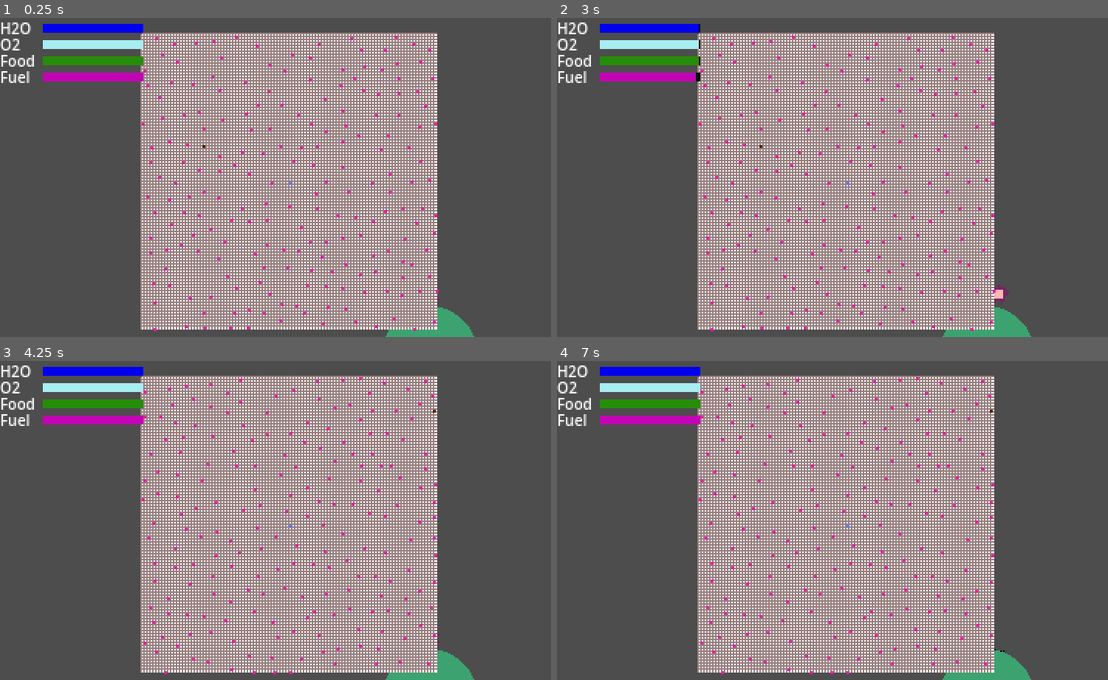
Above: before the commit, frames 1-4 (two rows, left to right).
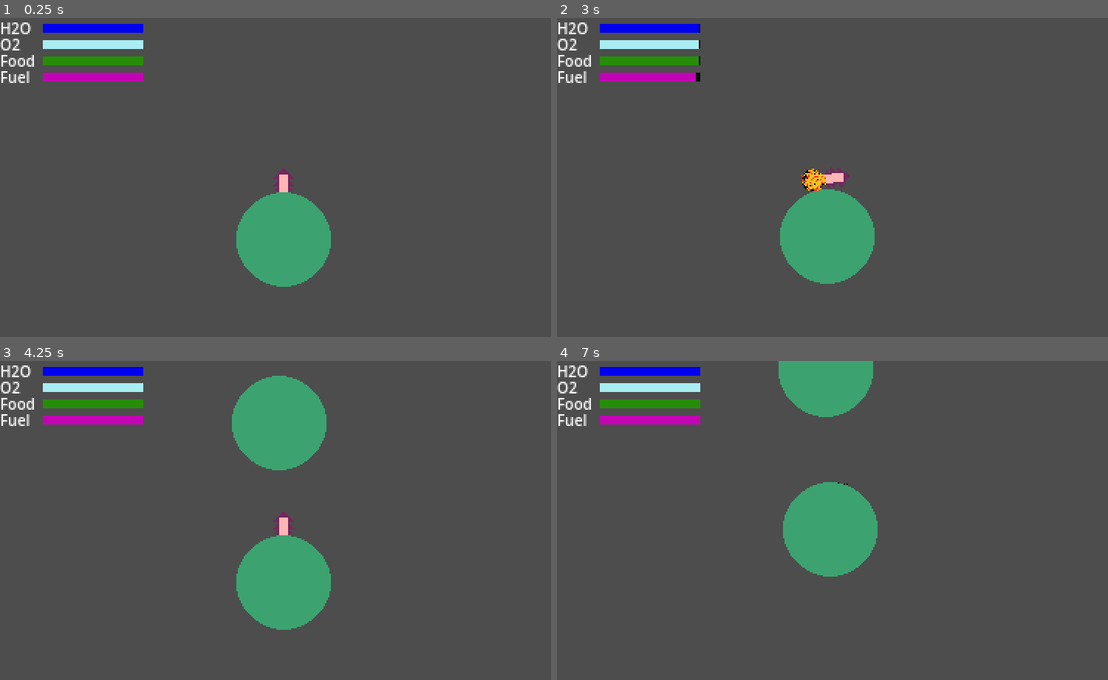
Above: after the commit, the same moments.

Repository: BnLds/MotherEarth
Game: Godot game, scene res://Scenes/Level/Level.tscn
Same seed, same stepped clock (60 frames per second), same inputs: the game is played once before the commit and once after it.
Inputs:
- Up to frame 1 (0.25 s): no input
- Up to frame 2 (3 s): tap Enter at 0.5 s; hold Right (rotate_right) 0.53-1.28 s; hold Left (rotate_left) 1.28-2.03 s; hold Right (rotate_right) 2.03-2.78 s; hold Up (speed_up) from 2.78 s (still down)
- Up to frame 3 (4.25 s): release Up (speed_up) at 3.53 s; hold Left (rotate_left) from 3.53 s (still down); tap Space (restart) at 4.15 s
- Up to frame 4 (7 s): release Left (rotate_left) at 5.78 s; hold Right (rotate_right) 5.78-6.53 s; hold Up (speed_up) from 6.53 s (still down)

The runs differ from the first frame. In frame 1, 51% of the frame differs, in the area x 25-87%, y 4-100%; in frame 2, 51%; in frame 3, 51%; in frame 4, 52%, in the area x 25-87%, y 0-100%.

Commit message:
Generate planets in Level

Diff:
--- a/Scenes/Level/Level.tscn
+++ b/Scenes/Level/Level.tscn
@@ -8,9 +8,7 @@
 
 [node name="Level" type="Node2D"]
 script = ExtResource("1_1hy3g")
-
-[node name="Camera2D" type="Camera2D" parent="."]
-position = Vector2(96, 97)
+planet_scene = ExtResource("3_otrxb")
 
 [node name="ResourceManager" type="Node" parent="."]
 script = ExtResource("2_1pd3j")
@@ -164,12 +162,15 @@
 [node name="Spaceship" parent="." instance=ExtResource("1_s2bfg")]
 position = Vector2(195, 174)
 
+[node name="Camera2D" type="Camera2D" parent="Spaceship"]
+
 [node name="Planets" type="Node" parent="."]
 
 [node name="BigPlanet" parent="Planets" instance=ExtResource("3_otrxb")]
 position = Vector2(195, 216)
 
 [node name="TestGrid" type="Control" parent="."]
+visible = false
 z_index = 1
 layout_mode = 3
 anchors_preset = 0
--- a/Scenes/Level/Scripts/Level.gd
+++ b/Scenes/Level/Scripts/Level.gd
@@ -1,5 +1,34 @@
 extends Node2D
 
+@export var rows = 100
+@export var columns = 100
+@export var space_size = 200
+@export var planet_scene : PackedScene
+
+@onready var planets = $Planets
+
+var rect_size = Vector2(space_size, space_size)
+var PlanetGenerator = preload("res://NodelessScripts/PlanetGenerator.gd")
+var screen_width = ProjectSettings.get_setting("display/window/size/viewport_width")
+var screen_height = ProjectSettings.get_setting("display/window/size/viewport_height")
+var x
+var y
+var target
+var origin
+
+func _init():
+	var value = PlanetGenerator.GetPointsRandom(200, space_size, space_size, 10, 50)
+	x = value[0]
+	y = value[1]
+	origin = value[2]
+	target = value[3]
+
+func _ready():
+	for i in range(space_size):
+		var new_planet = planet_scene.instantiate()
+		new_planet.position = Vector2(screen_width * (x[i] + 0.5), screen_height * (y[i] + 0.5))
+		planets.add_child(new_planet)
+
 func _input(event):
-	if Input.is_action_pressed("restart"):
+	if event.is_action_pressed("restart"):
 		get_tree().reload_current_scene()
--- a/Scenes/Level/Scripts/TestGrid.gd
+++ b/Scenes/Level/Scripts/TestGrid.gd
@@ -15,8 +15,6 @@
 var y
 var target
 var origin
-var centered_x = []
-var centered_y = []
 
 func _init():
 	var value = PlanetGenerator.GetPointsRandom(200, space_size, space_size, 10, 50)
@@ -24,9 +22,6 @@
 	y = value[1]
 	origin = value[2]
 	target = value[3]
-
-func _ready():
-	pass
 
 func _draw():
 	draw_rect( Rect2(Vector2.ZERO,rect_size), bg)
